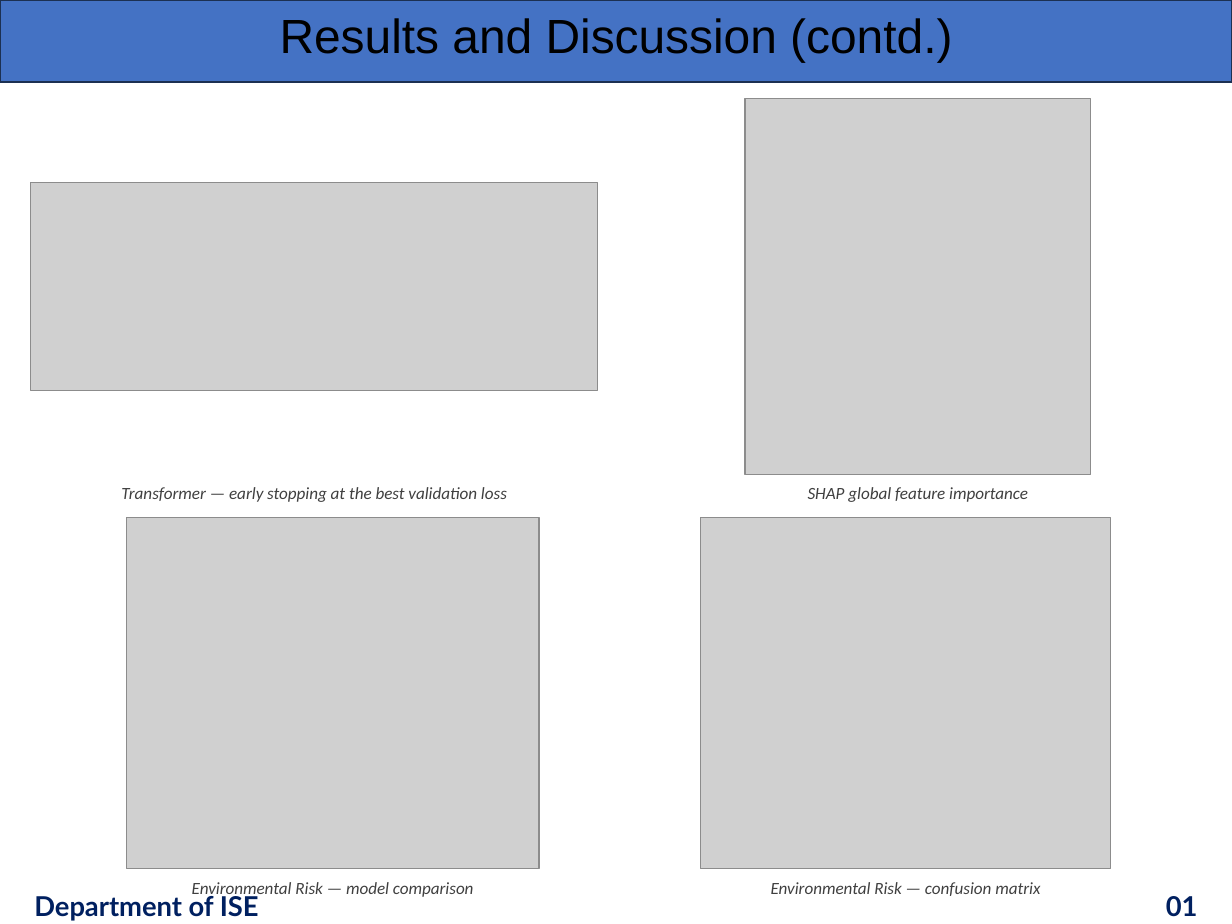
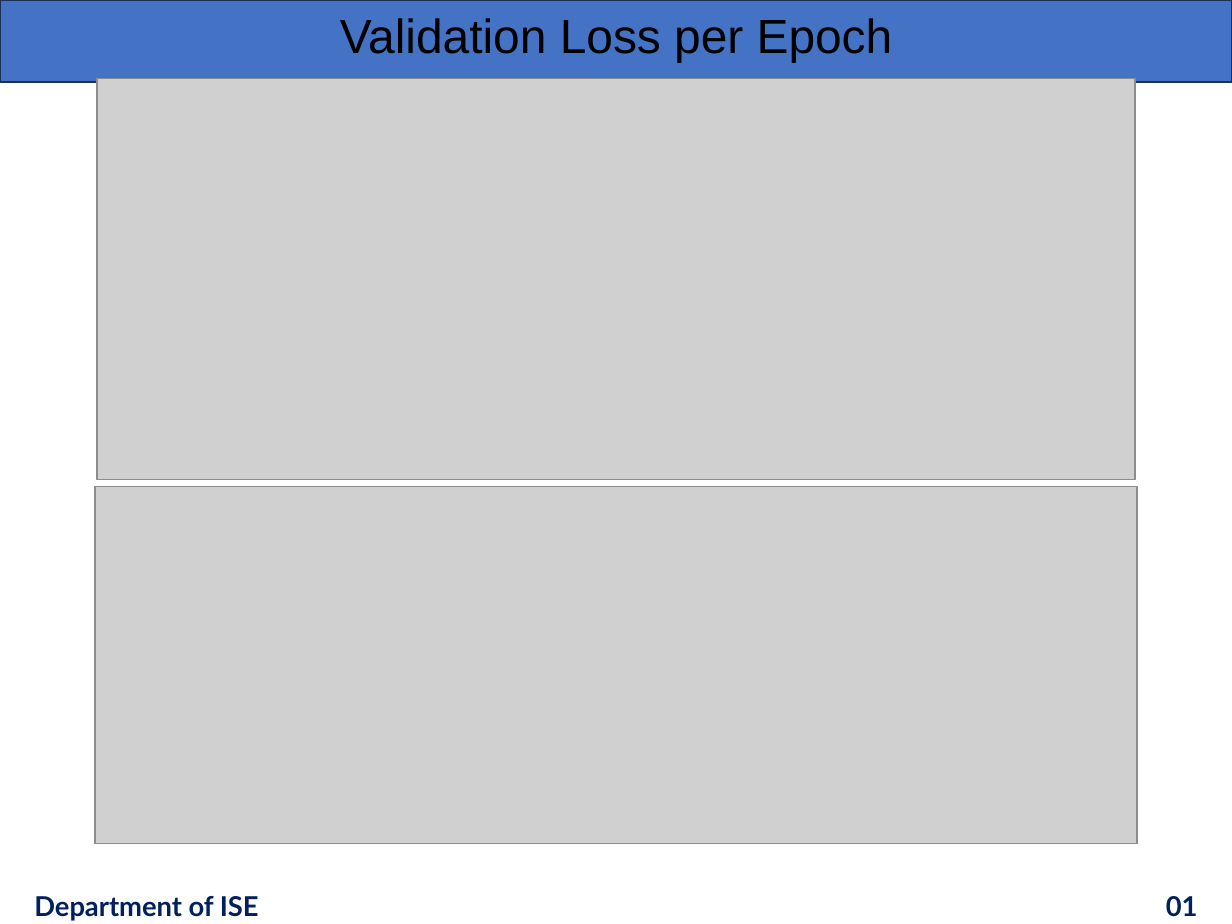
Before and after one commit to srinidhids15/Machine-Learning-Based-Lifecycle-Intelligence-System-for-Non-Biodegradable-Automotive-Materials, a slide deck: slide 16 of presentation/ISE_Phase3_Presentation_Team52.pptx (slide 13 before the commit). Drawn at 1232x924 pixels with LibreOffice and Linux fonts; fonts in the diff are those of the drawing; grey boxes stand for pictures; background and template pictures are left out. Boxes give left, top, right and bottom in pixels: in the first picture for what was removed or moved away, otherwise in the second. Text is boxed around its words. In the diff, an @@ line names an element or a change of style, - is before the commit and + after.

Commit message:
Add hyperparameter tuning and activation function study script
- Implemented a new script for hyperparameter tuning and activation function analysis.
- Conducted a study to evaluate the need for wider tuning grids for classical models.
- Analyzed the effectiveness of various activation functions in neural networks.
- Generated plots for comparison of original vs wider grid performance and activation function results.
- Results are saved in JSON and PNG formats for further analysis.

```diff
--- a/presentation/ISE_Phase3_Presentation_Team52.pptx
+++ b/presentation/ISE_Phase3_Presentation_Team52.pptx
@@ text at (340,18,893,62): text changed @@
-Results and Discussion (contd.)
+Validation Loss per Epoch
@@ picture: place and size @@
-picture at (31,182,598,391)
+picture at (97,79,1136,479)
@@ picture removed at (745,99,1090,474) @@
@@ picture added at (95,487,1137,844) @@
@@ text removed at (121,487,507,502) @@
-Transformer — early stopping at the best validation loss
@@ text removed at (808,487,1028,502) @@
-SHAP global feature importance
@@ picture removed at (127,517,540,869) @@
@@ picture removed at (701,517,1111,869) @@
@@ text removed at (192,882,474,899) @@
-Environmental Risk — model comparison
@@ text removed at (771,882,1040,896) @@
-Environmental Risk — confusion matrix
```
Also in this commit, not shown: 1 other slide changed, 7 slides added, 1 slide removed, 12 other files.
